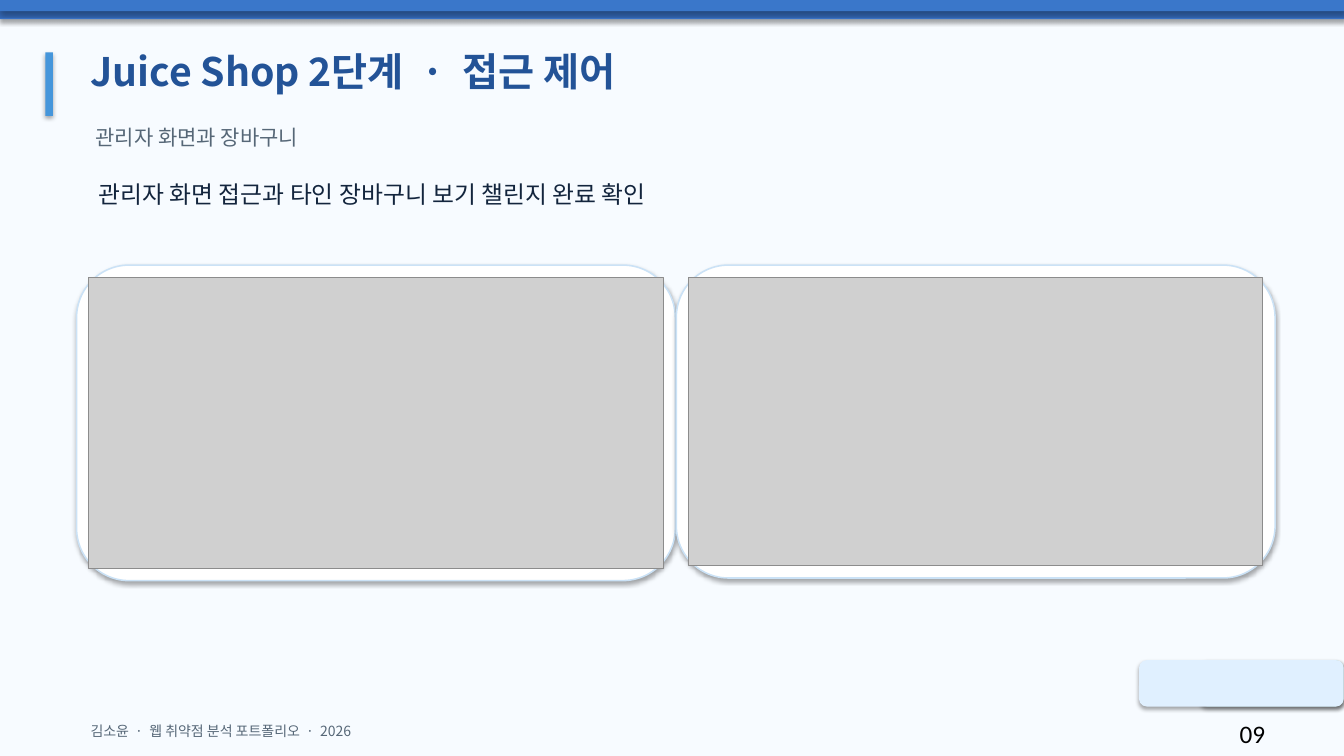
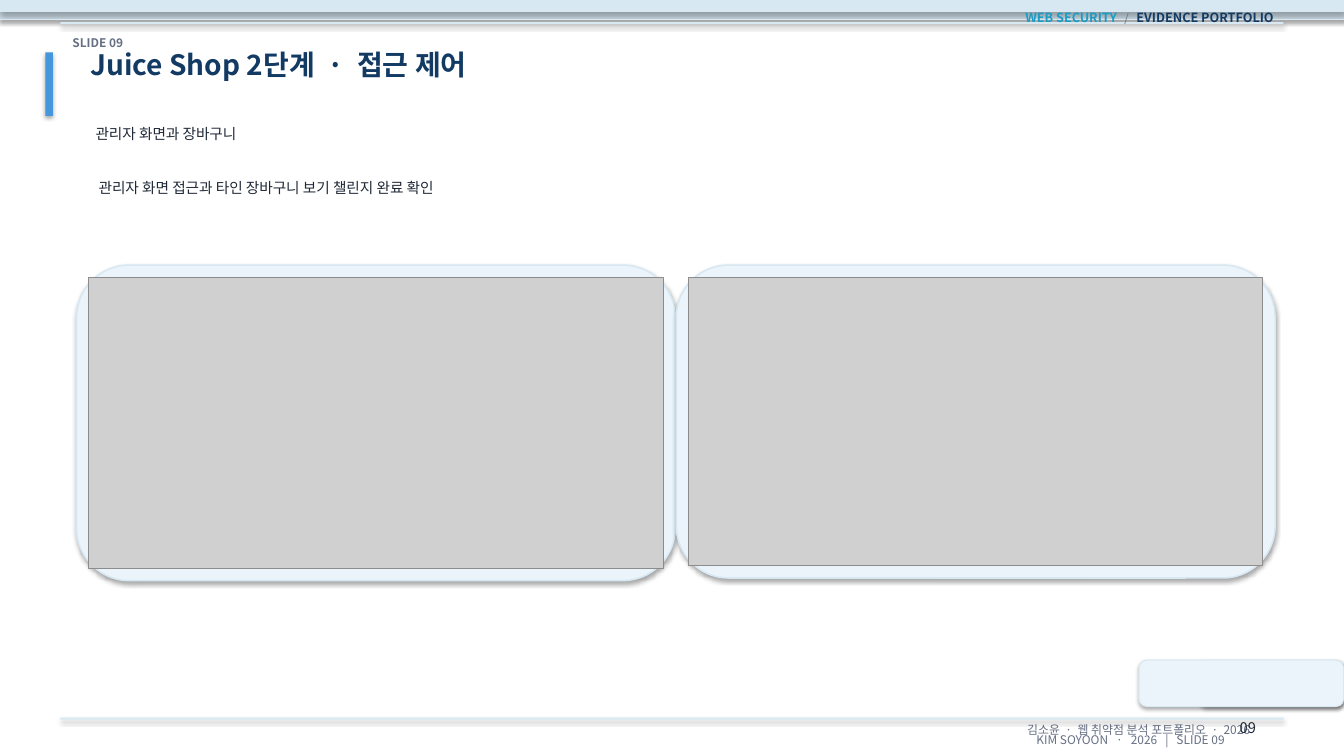
Before and after one commit to Soyoon0608/about-me-site, a slide deck: slide 9 of documents/김소윤_웹취약점분석_포트폴리오.pptx. Drawn at 1344x756 pixels with LibreOffice and Linux fonts; fonts in the diff are those of the drawing; grey boxes stand for pictures. Boxes give left, top, right and bottom in pixels: in the first picture for what was removed or moved away, otherwise in the second. Text is boxed around its words. In the diff, an @@ line names an element or a change of style, - is before the commit and + after.

```diff
--- a/documents/김소윤_웹취약점분석_포트폴리오.pptx
+++ b/documents/김소윤_웹취약점분석_포트폴리오.pptx
@@ background #F7FBFF to #FFFFFF @@
@@ rectangle at box(0, 0, 1344, 19): fill #3870C3 to #D8E8F2; outline none to #D8E8F2 0.75 pt @@
@@ rectangle at box(0, 0, 1344, 11): fill #3A77CA to #D8E8F2; outline none to #D8E8F2 0.75 pt @@
@@ rectangle added at box(60, 22, 1284, 24), fill #D8E8F2 @@
@@ text added at box(1025, 9, 1273, 26), 9 pt, text #123A63, bold @@
+WEB SECURITY / EVIDENCE PORTFOLIO
@@ text added at box(72, 38, 123, 47), 8.5 pt, text #667085, bold @@
+SLIDE 09
@@ text "Juice Shop 2단계 · 접근 ..." at box(91, 51, 467, 81): size 28 to 20 pt, text colour #235397 to #123A63 @@
@@ text "관리자 화면과 장바구니" at box(96, 127, 237, 140): size 15 to 10.5 pt, text colour #566777 to #1F2937 @@
@@ text "관리자 화면 접근과 타인 장바구니 ..." at box(99, 180, 434, 194): size 17 to 10.5 pt, text colour #13253D to #1F2937 @@
@@ rounded rectangle at box(77, 265, 676, 581): fill #FFFFFF to #EAF4FA; outline #CBE2F6 1.1 pt to #D8E8F2 1.1 pt @@
@@ rounded rectangle at box(677, 265, 1275, 578): fill #FFFFFF to #EAF4FA; outline #CBE2F6 1.1 pt to #D8E8F2 1.1 pt @@
@@ rounded rectangle at box(1139, 660, 1344, 707): fill #E0F0FF to #EAF4FA; outline none to #D8E8F2 0.75 pt @@
@@ rectangle added at box(60, 718, 1284, 720), fill #D8E8F2 @@
@@ text "김소윤 · 웹 취약점 분석 ..." at box(1027, 722, 1250, 738): size 10 to 8.5 pt, text colour #566777 to #667085; alignment left to right @@
@@ text "09" at box(1240, 722, 1256, 734): size 18 to 10.5 pt, font Calibri to Noto Sans CJK KR, text colour #000000 to #1F2937 @@
@@ text added at box(1036, 732, 1224, 744), 8.5 pt, text #667085 @@
+KIM SOYOON · 2026 | SLIDE 09
```
Also in this commit, not shown: 15 other slides changed, 1 other file.
